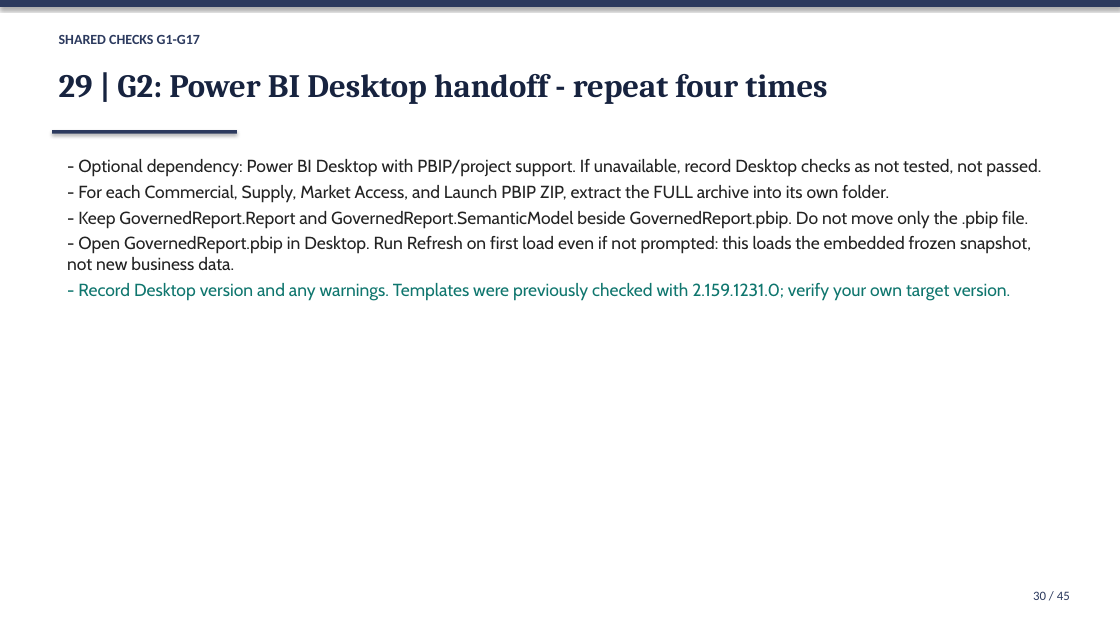
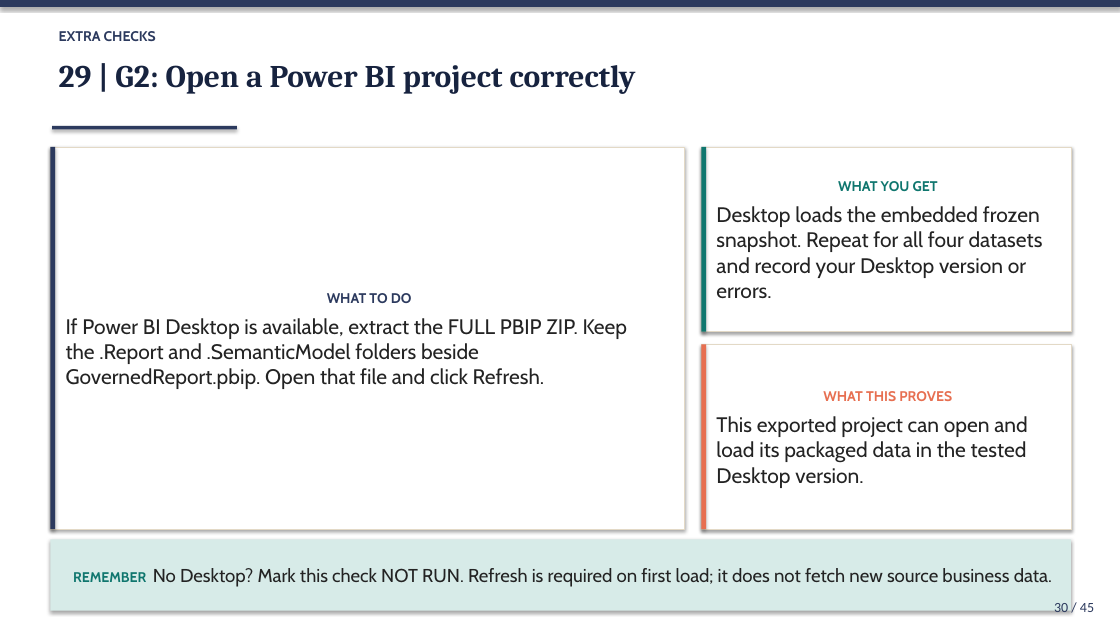
Before and after one commit to Princeadhi123/Since-AI-Hackathon, a slide deck: slide 30 of docs/DEMO_SLIDES.pptx. Drawn at 1120x630 pixels with LibreOffice and Linux fonts; fonts in the diff are those of the drawing. Boxes give left, top, right and bottom in pixels: in the first picture for what was removed or moved away, otherwise in the second. Text is boxed around its words. In the diff, an @@ line names an element or a change of style, - is before the commit and + after.

```diff
--- a/docs/DEMO_SLIDES.pptx
+++ b/docs/DEMO_SLIDES.pptx
@@ text at <box>59,31,156,41</box>: text changed; font Calibri to Cabin @@
-SHARED CHECKS G1-G17
+EXTRA CHECKS
@@ text at <box>59,65,636,94</box>: text changed; size 28 to 27 pt @@
-29 | G2: Power BI Desktop handoff - repeat four times
+29 | G2: Open a Power BI project correctly
@@ rectangle "WHAT TO DO": place and size @@
-rectangle "WHAT TO DO" at <box>67,159,1041,301</box>
+rectangle "WHAT TO DO" at <box>50,147,685,529</box>
@@ rectangle "WHAT TO DO" at <box>50,147,685,529</box>: vertical alignment top to middle; fill none to #FFFFFF; outline none to #E3D9C6 0.75 pt; shadow on @@
@@ rectangle added at <box>50,147,55,529</box>, fill #2C3A5E @@
@@ rectangle: place and size @@
-rectangle at <box>52,130,237,134</box>
+rectangle at <box>52,126,237,129</box>
@@ rectangle added at <box>702,147,1071,332</box>, fill #FFFFFF, outline #E3D9C6 0.75 pt, 18 pt, text #232323 @@
+WHAT YOU GET
+Desktop loads the embedded frozen snapshot. Repeat for all four datasets and record your Desktop version or errors.
@@ rectangle added at <box>702,147,707,332</box>, fill #0F766E @@
@@ text in rectangle at <box>66,293,628,389</box>: text changed; size 15 to 18 pt @@
-- Optional dependency: Power BI Desktop with PBIP/project support. If unavailable, record Desktop checks as not tested, not passed.
-- For each Commercial, Supply, Market Access, and Launch PBIP ZIP, extract the FULL archive into its own folder.
-- Keep GovernedReport.Report and GovernedReport.SemanticModel beside GovernedReport.pbip. Do not move only the .pbip file.
-- Open GovernedReport.pbip in Desktop. Run Refresh on first load even if not prompted: this loads the embedded frozen snapshot, not new business data.
-- Record Desktop version and any warnings. Templates were previously checked with 2.159.1231.0; verify your own target version.
+WHAT TO DO
+If Power BI Desktop is available, extract the FULL PBIP ZIP. Keep the .Report and .SemanticModel folders beside GovernedReport.pbip. Open that file and click Refresh.
@@ rectangle added at <box>702,344,1071,529</box>, fill #FFFFFF, outline #E3D9C6 0.75 pt, 18 pt, text #232323 @@
+WHAT THIS PROVES
+This exported project can open and load its packaged data in the tested Desktop version.
@@ rectangle added at <box>702,344,707,529</box>, fill #E76F51 @@
@@ rectangle added at <box>50,539,1071,611</box>, fill #D7EBE8, 16 pt, text #232323 @@
+REMEMBER No Desktop? Mark this check NOT RUN. Refresh is required on first load; it does not fetch new source business data.
@@ text "30 / 45": place and size @@
-text "30 / 45" at <box>1033,591,1070,600</box>
+text "30 / 45" at <box>1054,603,1094,617</box>
@@ text "30 / 45" at <box>1054,603,1094,617</box>: size 11 to 12 pt @@
```
Also in this commit, not shown: 26 other slides changed, 18 slides added, 18 slides removed, 7 other files.
